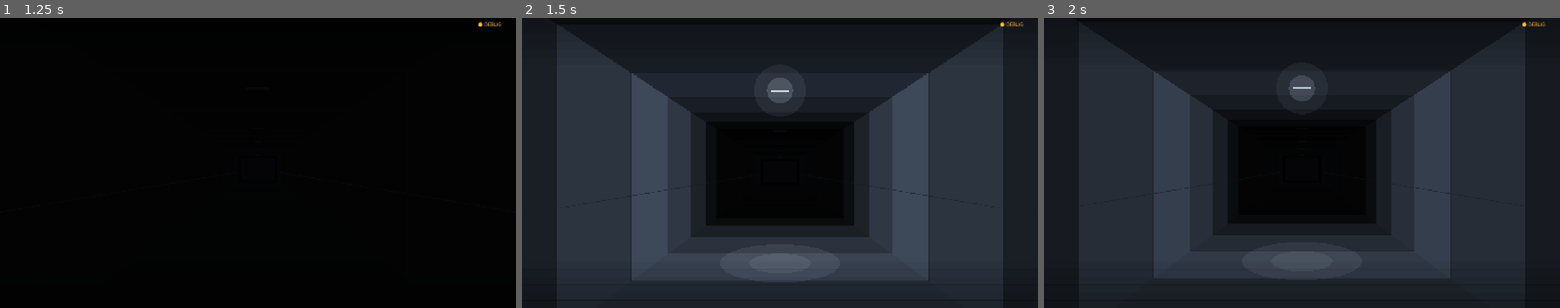
Above: before the commit, frames 1-3 (left to right).
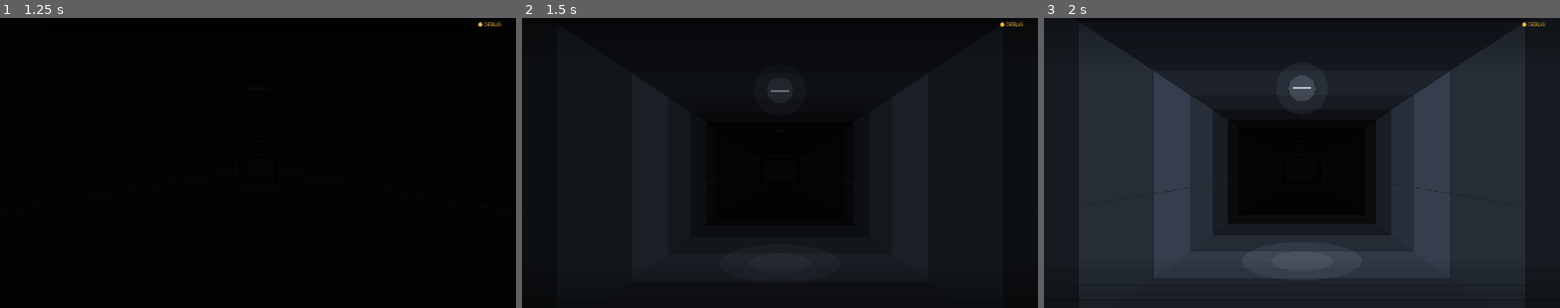
Above: after the commit, the same moments.

Repository: soomin007/EyesOnYou-Full
Game: Godot game, scene res://scenes/core_tunnel.tscn
Same seed, same stepped clock (60 frames per second), same inputs: the game is played once before the commit and once after it. This scene is started directly instead of the project's main scene. Sound files missing from this copy of the repository are replaced by a short silence.
Inputs (mouse positions are in pixels of both pictures, inside the frame that each line leads up to):
- Up to frame 1 (1.25 s): tap Enter (ui_accept) at 0.5 s; move the mouse to (371, 148) at 0.52 s; hold D (move_right) from 0.53 s (still down); hold J (attack) from 0.53 s (still down); click (371, 148) at 0.67 s; tap W (jump) at 0.77 s
- Up to frame 2 (1.5 s): release D (move_right) at 1.25 s; release J (attack) at 1.25 s; tap Enter (ui_accept) at 1.25 s; drag from (676, 177) to (754, 221) at 1.27 s
- Up to frame 3 (2 s): no input

Frame 1 is identical in both runs. In frame 2, 53% of the frame differs, in the area x 6-94%, y 2-100%; in frame 3, nothing differs.

Commit message:
fix(tunnel): 점등 스트로브 제거 + 코어 맥동 완화 (광과민성)
- 점등 플리커(21Hz 고대비)를 완만한 단일 블룸 램프로 교체 — 발작 위험 반려
- 코어 글로우 맥동 ±15% 가속 → ±5% 저속 고정(목격 지점 번쩍임 해소)
- known_issues: 고대비 점멸 금지 기준(3Hz) 영구 기록

Co-Authored-By: Claude Fable 5 <noreply@anthropic.com>

Diff:
--- a/scripts/CoreTunnel.gd
+++ b/scripts/CoreTunnel.gd
@@ -165,8 +165,10 @@
 		SfxPlayer.play("light_clunk", 2.0)
 		break
 
-# 전등 밝기(0~1) — 점등 직후 플리커 → 안정 후 미세한 형광등 떨림. 목격 비트에선 세계가
-# 뒤로 물러나도록 감광(코어만 남는다). 렌더러가 매 프레임 호출(결정적 — randf 금지).
+# 전등 밝기(0~1) — 점등은 완만한 단일 램프(블룸), 안정 후 미세한 형광등 숨결.
+# ⚠ 고대비 스트로브 금지 — 초기 구현(21Hz 점멸)이 광과민성 발작 위험 + 눈 피로로 반려됨
+# (사용자 2026-08-12). 점등 임팩트는 사운드(light_clunk)와 시야 킥이 담당한다.
+# 목격 비트에선 세계가 뒤로 물러나도록 감광(코어만 남는다). 렌더러가 매 프레임 호출(결정적).
 func lamp_intensity(idx: int) -> float:
 	var st: Dictionary = _light_states[idx]
 	if not bool(st.get("on", false)):
@@ -175,8 +177,7 @@
 	var settle: float = 0.92 + 0.08 * sin(_elapsed * 2.3 + float(idx) * 1.7)
 	var v: float = settle
 	if tt < 0.45:
-		var strobe: float = 1.0 if fmod(tt * 21.0 + float(idx) * 0.63, 1.0) > 0.38 else 0.12
-		v = lerpf(strobe, settle, tt / 0.45)
+		v = lerpf(0.30, settle, tt / 0.45)
 	if _phase == "witness" or _phase == "done":
 		v *= 1.0 - 0.45 * clampf(_witness_t / 2.0, 0.0, 1.0)
 	return v
@@ -480,8 +481,9 @@
 			return
 		var s: float = focal / d
 		var pos := _proj(0.0, 26.0, d, cx, cy, focal)
-		var wprog: float = float(t.witness_progress())
-		var pulse: float = 0.85 + 0.15 * sin(float(t._elapsed) * (1.6 + wprog * 1.2))
+		# 맥동은 얕고 느리게 — 목격 지점에서 화면을 채운 글로우가 ±15%로 출렁이면 "번쩍번쩍"
+		# 읽힘(사용자 반려 2026-08-12). 가속 없이 ±5% 고정, 심박은 크기 아니라 존재감으로.
+		var pulse: float = 0.94 + 0.05 * sin(float(t._elapsed) * 1.3)
 		var r_base: float = 130.0 * s * pulse
 		# 지지 케이블 실루엣 — 천장에서 코어로 수렴.
 		var cable_col := Color(0.03, 0.03, 0.05, clampf(vis * 0.8, 0.0, 0.8))
Not shown, changed: docs/design/known_issues.md
